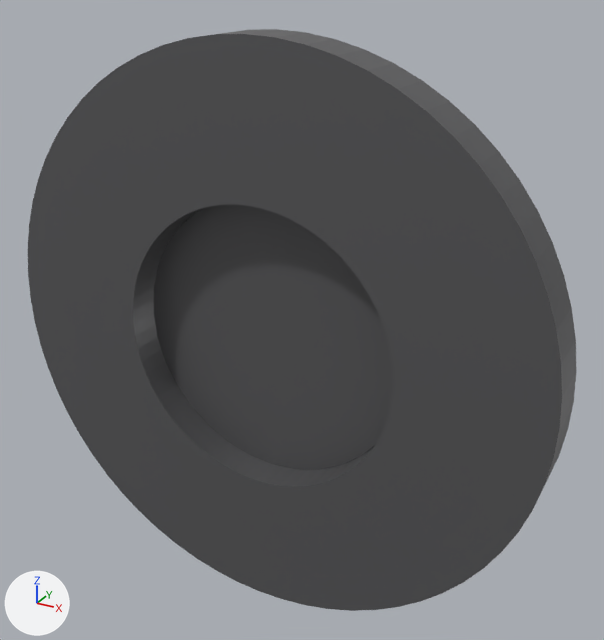
Before and after pictures for a commit that changed the FBX model Blender/export/SM_Brake_Rear_Disc.fbx.
Before and after are seen from a 50 mm camera at (0.269, -0.439, 0.242) aimed at (0.011, 0.029, 0.008). Every picture has the same lights, and +X, +Y and +Z are marked at lower left. The first picture is the older version. Where no turn or scale is listed for an object, it has been applied to the vertices. Vertices at exactly the same position are counted once.

The first picture shows 'Brake_Rear_Disc'.
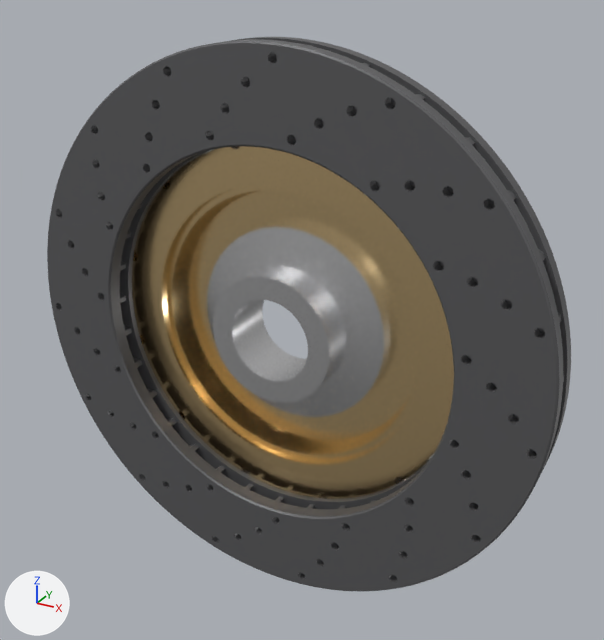
Boxes (x1, y1, x2, y2) around the edits, measured in the pictures (604 x 640 px):
'Brake_Rear_Disc', reshaped
    before: (28, 29, 576, 611)
    after: (47, 37, 571, 591)
part 1 of me_brake_rear_disc, rebuilt
    before: (28, 29, 576, 611)
    after: (47, 39, 563, 591)
part 2 of me_brake_rear_disc, rebuilt
    before: (154, 205, 393, 470)
    after: (207, 223, 391, 417)
part 3 of me_brake_rear_disc, added
    after: (120, 37, 571, 509)

Diff of the bpy script that builds the scene:
```diff
--- a/Blender/export/SM_Brake_Rear_Disc.fbx.py
+++ b/Blender/export/SM_Brake_Rear_Disc.fbx.py
@@ mat_m_aluminum @@
+mat_m_aluminum = principled_material('M_Aluminum')
+mat_m_aluminum.base_color = (0.75, 0.75, 0.76)  # light grey #e1e1e2
+mat_m_aluminum.metallic = 1.0
+mat_m_aluminum.roughness = 0.25
@@ mat_m_nozzle_gold @@
+mat_m_nozzle_gold = principled_material('M_Nozzle_Gold')
+mat_m_nozzle_gold.base_color = (0.85, 0.62, 0.32)  # beige #edce99
+mat_m_nozzle_gold.metallic = 1.0
+mat_m_nozzle_gold.roughness = 0.2
@@ mat_m_titanium @@
+mat_m_titanium = principled_material('M_Titanium')
+mat_m_titanium.base_color = (0.62, 0.55, 0.46)  # pale yellow #cec4b5
+mat_m_titanium.metallic = 1.0
+mat_m_titanium.roughness = 0.25
@@ me_brake_rear_disc @@
 # used by ob_brake_rear_disc; location = (0.0, 0.0, 0.0)
-me_brake_rear_disc.from_pydata(...)  # 320 vertices, 290 faces; spans x -0.2..0.2, y -0.018..0.055, z -0.2..0.2
+me_brake_rear_disc.from_pydata(...)  # 6652 vertices, 6424 faces; spans x -0.195..0.195, y -0.004..0.05, z -0.195..0.195
+# me_brake_rear_disc part 1: the loose piece of 256 vertices spanning x -0.2..0.2, y -0.018..0.018, z -0.2..0.2 is rebuilt with 2460 vertices and now spans x -0.195..0.195, y -0.004..0.007, z -0.195..0.195
+# me_brake_rear_disc part 2: the loose piece of 64 vertices spanning x -0.1..0.1, y 0.005..0.055, z -0.1..0.1 is rebuilt with 240 vertices and now spans x -0.072..0.072, y 0.003..0.044, z -0.072..0.072, in mat_m_aluminum (light grey #e1e1e2)
+# me_brake_rear_disc part 3: 3952 vertices added at x -0.195..0.195, y 0.006..0.05, z -0.195..0.195
 me_brake_rear_disc.materials.append(mat_m_brake_carbonceramic)
+me_brake_rear_disc.materials.append(mat_m_nozzle_gold)  # beige #edce99
+me_brake_rear_disc.materials.append(mat_m_titanium)  # pale yellow #cec4b5
+me_brake_rear_disc.materials.append(mat_m_aluminum)  # light grey #e1e1e2
```
